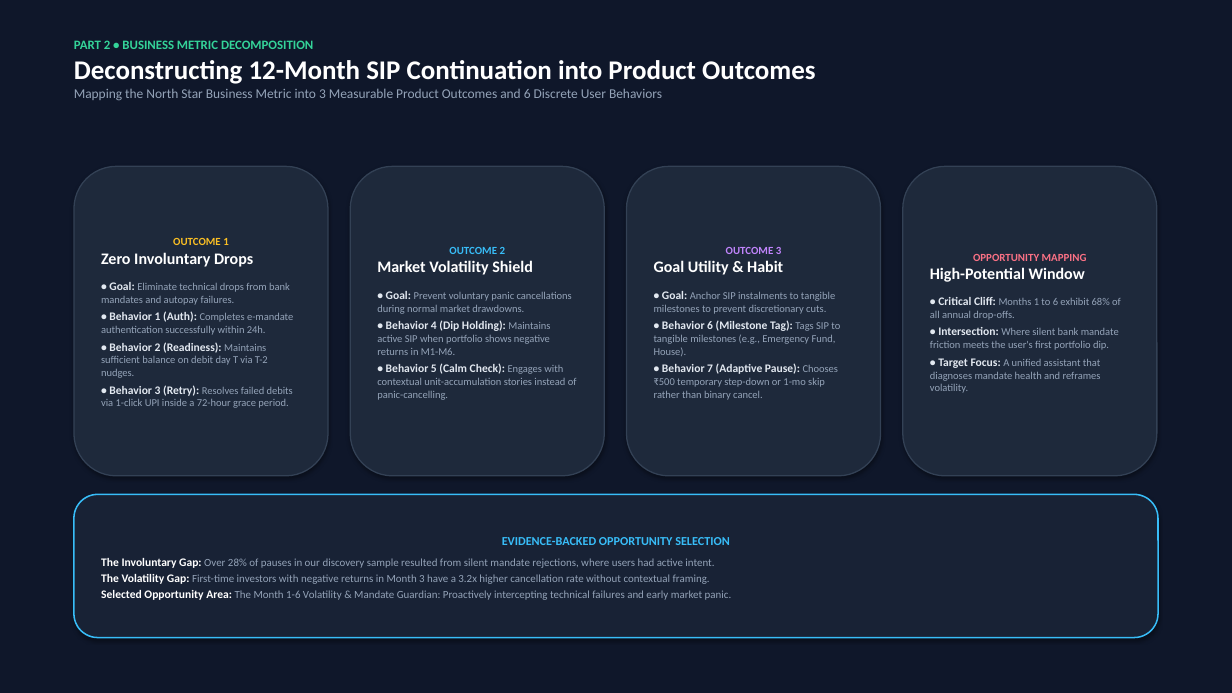
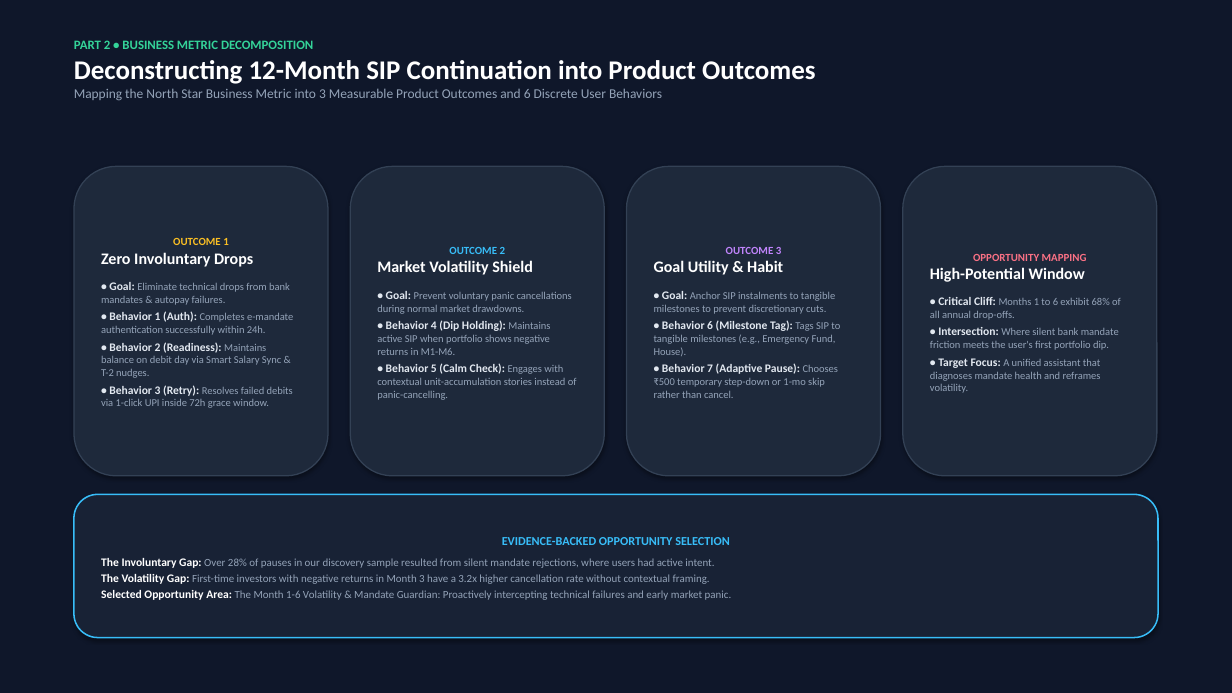
Before and after one commit to aakswetaray-crypto/indmoney-sip-discovery, a slide deck: slide 2 of indmoney_10_slide_final_deck.pptx. Drawn at 1232x693 pixels with LibreOffice and Linux fonts; fonts in the diff are those of the drawing. Boxes give left, top, right and bottom in pixels: in the first picture for what was removed or moved away, otherwise in the second. Text is boxed around its words. In the diff, an @@ line names an element or a change of style, - is before the commit and + after.

```diff
--- a/indmoney_10_slide_final_deck.pptx
+++ b/indmoney_10_slide_final_deck.pptx
@@ text in rounded rectangle at (x1=101, y1=282, x2=290, y2=305): text changed @@
-• Goal: Eliminate technical drops from bank mandates and autopay failures.
+• Goal: Eliminate technical drops from bank mandates & autopay failures.
@@ text in rounded rectangle at (x1=101, y1=342, x2=293, y2=408): text changed @@
-• Behavior 2 (Readiness): Maintains sufficient balance on debit day T via T-2 nudges.
-• Behavior 3 (Retry): Resolves failed debits via 1-click UPI inside a 72-hour grace period.
+• Behavior 2 (Readiness): Maintains balance on debit day via Smart Salary Sync & T-2 nudges.
+• Behavior 3 (Retry): Resolves failed debits via 1-click UPI inside 72h grace window.
@@ text in rounded rectangle at (x1=654, y1=363, x2=838, y2=398): text changed @@
-• Behavior 7 (Adaptive Pause): Chooses ₹500 temporary step-down or 1-mo skip rather than binary cancel.
+• Behavior 7 (Adaptive Pause): Chooses ₹500 temporary step-down or 1-mo skip rather than cancel.
```
Also in this commit, not shown: 9 other slides changed, 3 other files.
